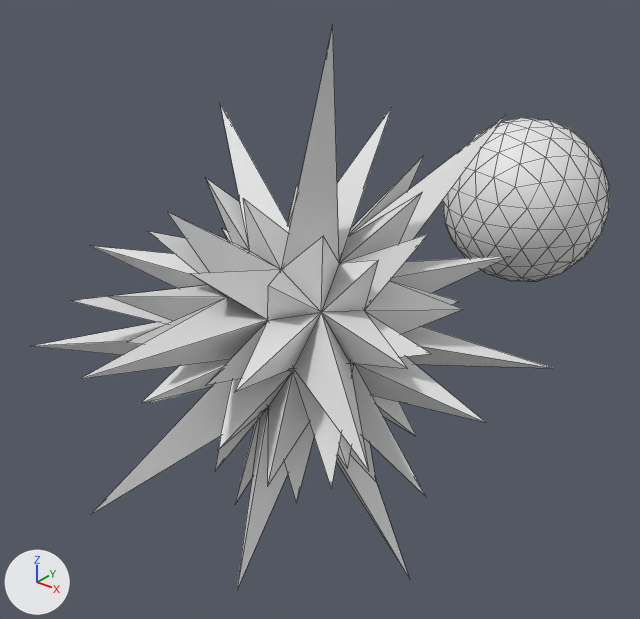
Before and after pictures for a commit that changed the FBX model Assets/ls-space-escape/Models/Effect.fbx.
One viewpoint serves both versions: a 50 mm camera at (0.56, -0.669, 0.438) aimed at (-0.035, 0.075, -0.023). The axes (+X, +Y, +Z) are drawn at lower left. The lights are the same throughout. Mesh edges are drawn as thin lines. Where no turn or scale is listed for an object, it has been applied to the vertices.

The older version as bpy lines, for what is in view:
```python
me_sphere = bpy.data.meshes.new('Sphere')
me_sphere.from_pydata(...)  # an icosphere of 320 faces spanning x -0.123..0.123, y -0.123..0.123, z -0.123..0.123
me_spike = bpy.data.meshes.new('Spike')
me_spike.from_pydata(...)  # 132 vertices, 240 faces; spans x -0.271..0.265, y -0.321..0.303, z -0.306..0.327
ob_sphere = bpy.data.objects.new('Sphere', me_sphere)
ob_sphere.location = (0.0, 0.525, 0.0)
ob_spike = bpy.data.objects.new('Spike', me_spike)
ob_spike.location = (0.0, -0.008, 0.0)
```
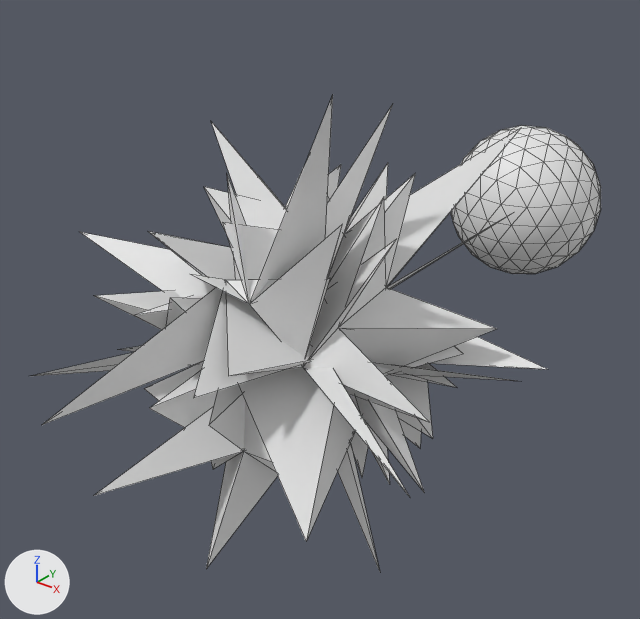
What changed in the scene script:
```text
Change me_spike:
    used by ob_spike; location = (0.0, -0.008, 0.0)
    remove me_spike.from_pydata(...)  # 132 vertices, 240 faces; spans x -0.271..0.265, y -0.321..0.303, z -0.306..0.327
    add me_spike.from_pydata(...)  # 132 vertices, 240 faces; spans x -0.267..0.315, y -0.358..0.288, z -0.281..0.275
    me_spike part 2: 131 of 132 vertices moved; they spanned x -0.271..0.265, y -0.321..0.303, z -0.306..0.327 and now span x -0.267..0.315, y -0.358..0.288, z -0.281..0.275; mean shift (0.003, -0.003, 0.0); largest move (-0.092, -0.031, 0.001) -> (-0.044, -0.086, 0.009)
Change me_sphere:
    where me_sphere.from_pydata(...)  # 162 vertices, 320 faces; spans x -0.123..0.123, y -0.123..0.123, z -0.123..0.123
    used by ob_sphere; location = (0.0, 0.525, 0.0)
    me_sphere part 1: the whole mesh is scaled about its middle by 0.907
```

What differs and where, as boxes [x1, y1, x2, y2] in the pictures (640 x 619 px):
'Spike', reshaped (15% shorter)
    before: [33, 25, 551, 589]
    after: [33, 95, 546, 572]
'Sphere', mesh rescaled (10% narrower, 9% shorter)
    before: [442, 118, 609, 281]
    after: [451, 126, 601, 274]
